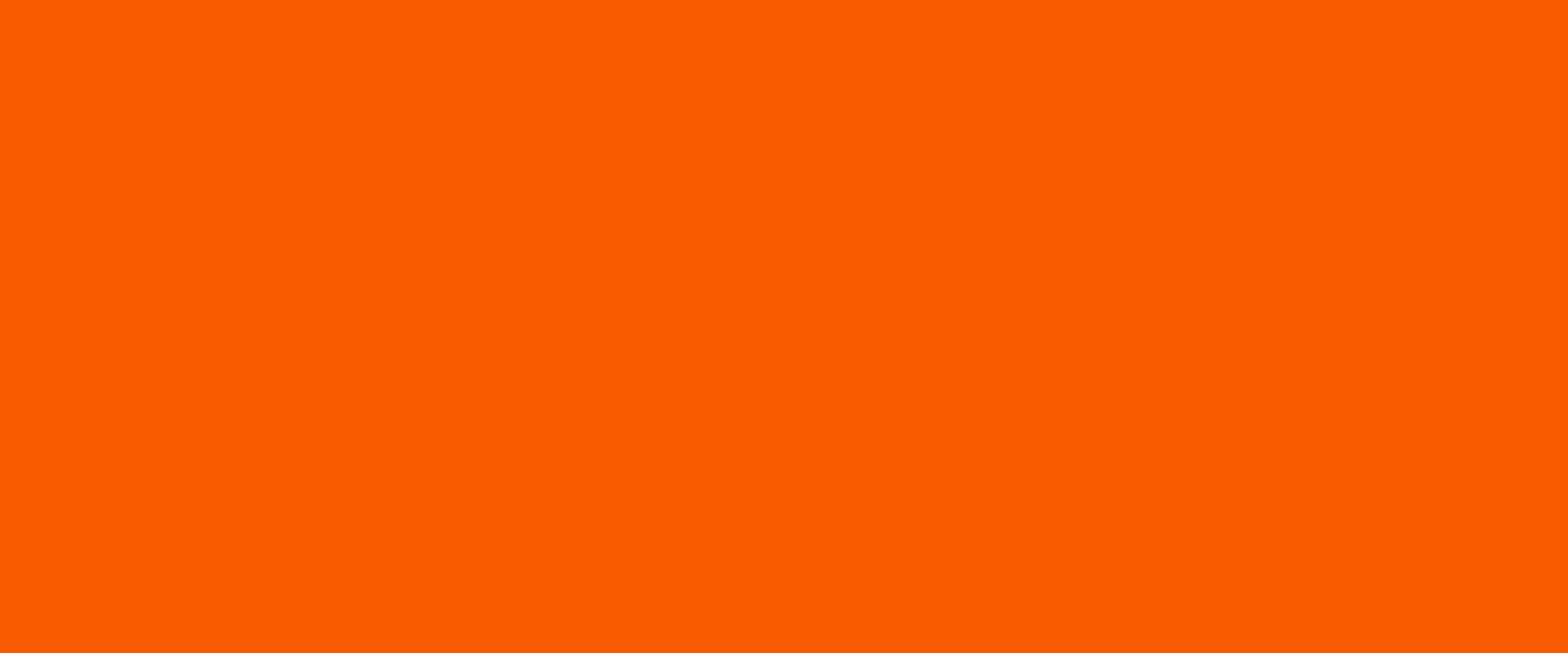
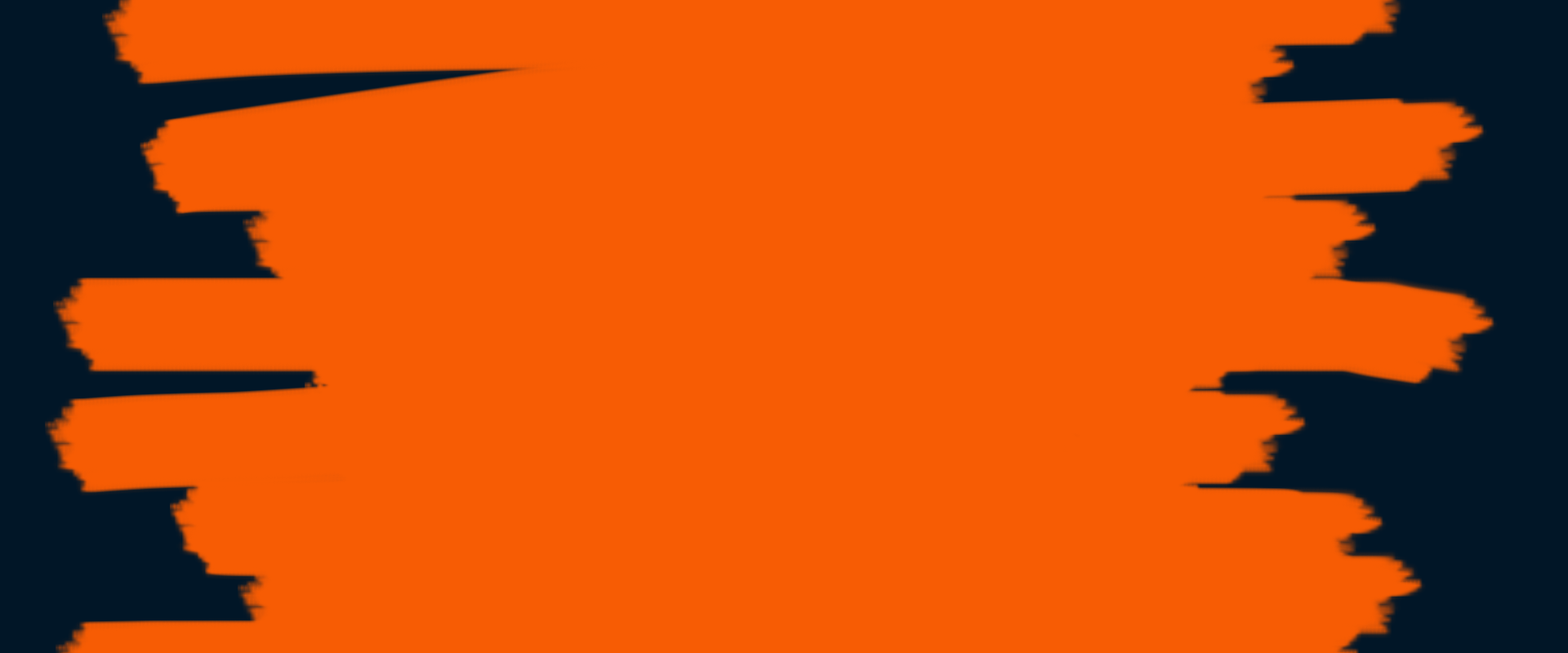
Two versions of the same layered image (1568 x 653). Layer-by-layer changes:
painted on "Layer 1" over box(44, 0, 1498, 653)
painted on "Background" over box(0, 0, 1568, 653)
